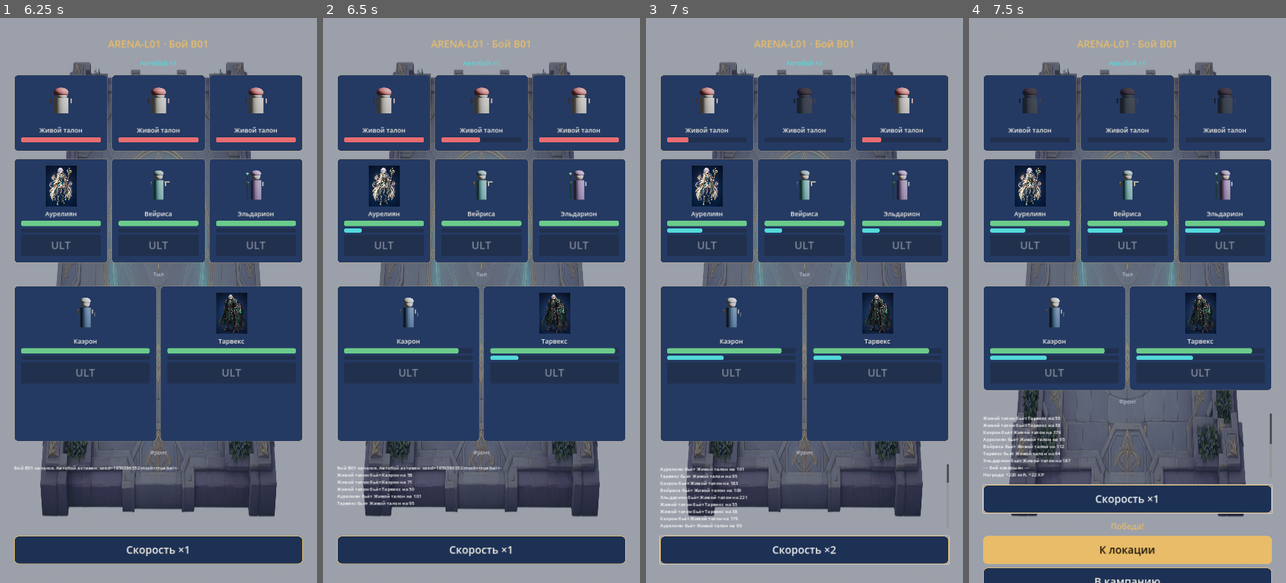
Above: before the commit, frames 1-4 (left to right).
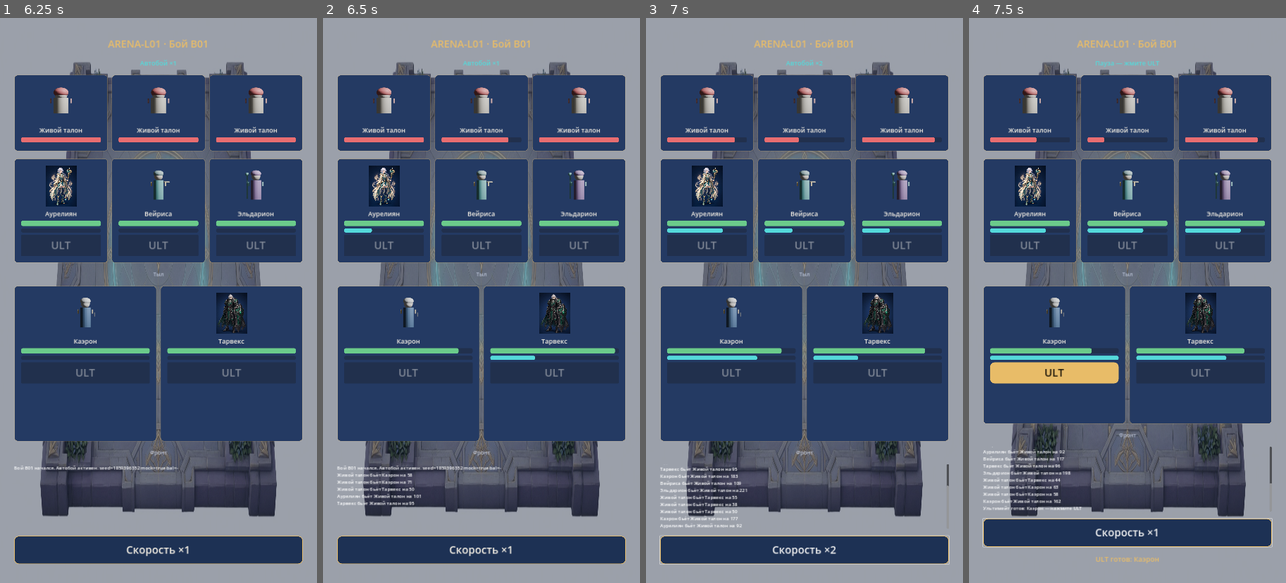
Above: after the commit, the same moments.

Repository: maillunex-lang/SarcasmAfk
Game: Godot game, scene res://scenes/arena/arena.tscn
The game is run twice, just before and just after one commit, with the same random seed, the same clock (stepped at 60 frames per second) and the same inputs. This scene is started directly instead of the project's main scene.
Inputs:
- Up to frame 1 (6.25 s): click "Назад" at 0.5 s; click "Отряд (5)" at 1.25 s; click "Сменить" at 2 s; click "Сменить" at 2.75 s; click "Сменить" at 3.5 s; click "Сменить" at 4.25 s; click "Сменить" at 5 s; click "В бой (активный)" at 5.75 s
- Up to frame 2 (6.5 s): no input
- Up to frame 3 (7 s): click "Скорость ×1" at 6.5 s
- Up to frame 4 (7.5 s): click "Скорость ×2" at 7.25 s

Frame 1 is identical in both runs. In frame 2, 0.1% of the frame differs, in the area x 11-67%, y 21-61%; in frame 3, 1.2%; in frame 4, 22%, in the area x 4-96%, y 7-100%.

Commit message:
CH01 polish: reachable ULT, reward panel, Home continue (T-130)
B01 trash lasts long enough for natural energy fill; battle pauses briefly
when ULT is ready; Home offers mid-quest resume; AFK no longer fakes time.
H01 sword grip parked for local Blender (T-131).

Co-authored-by: maillunex-lang <maillunex-lang@users.noreply.github.com>

Diff:
--- a/client/data/battles/B01.json
+++ b/client/data/battles/B01.json
@@ -11,33 +11,33 @@
       "enemy_type": "E01",
       "name": "Живой талон",
       "row": "front",
-      "hp": 380,
+      "hp": 1200,
       "atk": 95,
       "defense": 25,
       "speed": 120,
-      "sprite": "res://assets/enemies/E01/E01_living_ticket.jpg"
+      "sprite": "res://assets/combat/E01/E01_idle.png"
     },
     {
       "id": "B01_E01_2",
       "enemy_type": "E01",
       "name": "Живой талон",
       "row": "front",
-      "hp": 380,
+      "hp": 1200,
       "atk": 95,
       "defense": 25,
       "speed": 121,
-      "sprite": "res://assets/enemies/E01/E01_living_ticket.jpg"
+      "sprite": "res://assets/combat/E01/E01_idle.png"
     },
     {
       "id": "B01_E01_3",
       "enemy_type": "E01",
       "name": "Живой талон",
       "row": "front",
-      "hp": 380,
+      "hp": 1200,
       "atk": 95,
       "defense": 25,
       "speed": 122,
-      "sprite": "res://assets/enemies/E01/E01_living_ticket.jpg"
+      "sprite": "res://assets/combat/E01/E01_idle.png"
     }
   ],
   "first_clear_reward": {
--- a/client/data/battles/ch01_battles.json
+++ b/client/data/battles/ch01_battles.json
@@ -11,6 +11,54 @@
       "enemies": [
         {
           "id": "B01_E01_1",
+          "enemy_type": "E01",
+          "name": "Живой талон",
+          "row": "front",
+          "hp": 1200,
+          "atk": 95,
+          "defense": 25,
+          "speed": 120,
+          "sprite": "res://assets/combat/E01/E01_idle.png"
+        },
+        {
+          "id": "B01_E01_2",
+          "enemy_type": "E01",
+          "name": "Живой талон",
+          "row": "front",
+          "hp": 1200,
+          "atk": 95,
+          "defense": 25,
+          "speed": 121,
+          "sprite": "res://assets/combat/E01/E01_idle.png"
+        },
+        {
+          "id": "B01_E01_3",
+          "enemy_type": "E01",
+          "name": "Живой талон",
+          "row": "front",
+          "hp": 1200,
+          "atk": 95,
+          "defense": 25,
+          "speed": 122,
+          "sprite": "res://assets/combat/E01/E01_idle.png"
+        }
+      ],
+      "first_clear_reward": {
+        "soft": 220,
+        "commander_xp": 22,
+        "bundle_id": "CH01-Q01-B01-FIRST_CLEAR"
+      }
+    },
+    {
+      "battle_id": "B02",
+      "quest_id": "CH01-Q01",
+      "location_id": "L01",
+      "title": "Бой B02",
+      "is_mini_boss": false,
+      "is_final_boss": false,
+      "enemies": [
+        {
+          "id": "B02_E01_1",
           "enemy_type": "E01",
           "name": "Живой талон",
           "row": "front",
@@ -21,7 +69,7 @@
           "sprite": "res://assets/combat/E01/E01_idle.png"
         },
         {
-          "id": "B01_E01_2",
+          "id": "B02_E01_2",
           "enemy_type": "E01",
           "name": "Живой талон",
           "row": "front",
@@ -32,54 +80,6 @@
           "sprite": "res://assets/combat/E01/E01_idle.png"
         },
         {
-          "id": "B01_E01_3",
-          "enemy_type": "E01",
-          "name": "Живой талон",
-          "row": "front",
-          "hp": 380,
-          "atk": 95,
-          "defense": 25,
-          "speed": 122,
-          "sprite": "res://assets/combat/E01/E01_idle.png"
-        }
-      ],
-      "first_clear_reward": {
-        "soft": 220,
-        "commander_xp": 22,
-        "bundle_id": "CH01-Q01-B01-FIRST_CLEAR"
-      }
-    },
-    {
-      "battle_id": "B02",
-      "quest_id": "CH01-Q01",
-      "location_id": "L01",
-      "title": "Бой B02",
-      "is_mini_boss": false,
-      "is_final_boss": false,
-      "enemies": [
-        {
-          "id": "B02_E01_1",
-          "enemy_type": "E01",
-          "name": "Живой талон",
-          "row": "front",
-          "hp": 380,
-          "atk": 95,
-          "defense": 25,
-          "speed": 120,
-          "sprite": "res://assets/combat/E01/E01_idle.png"
-        },
-        {
-          "id": "B02_E01_2",
-          "enemy_type": "E01",
-          "name": "Живой талон",
-          "row": "front",
-          "hp": 380,
-          "atk": 95,
-          "defense": 25,
-          "speed": 121,
-          "sprite": "res://assets/combat/E01/E01_idle.png"
-        },
-        {
           "id": "B02_E02_1",
           "enemy_type": "E02",
           "name": "Бумажный страж",
--- a/client/scripts/autoload/game_state.gd
+++ b/client/scripts/autoload/game_state.gd
@@ -457,6 +457,29 @@
 		if is_quest_completed(str(q.get("quest_id", ""))):
 			done += 1
 	return "CH01: %d / %d квестов" % [done, total]
+
+
+## Mid-quest resume CTA for Home. Empty dict = nothing to continue.
+func mid_quest_continue() -> Dictionary:
+	if needs_dialogue():
+		return {
+			"dest": "dialog",
+			"label": "Продолжить диалог",
+			"hint": "Квест %s — диалог не завершён" % active_quest_id,
+		}
+	if active_quest_id != "" and active_battle_id != "" and not is_battle_completed(active_battle_id):
+		return {
+			"dest": "location",
+			"label": "Продолжить: бой %s" % active_battle_id,
+			"hint": "Квест %s · локация → отряд → бой" % active_quest_id,
+		}
+	if active_quest_id != "" and not is_quest_completed(active_quest_id):
+		return {
+			"dest": "location",
+			"label": "Продолжить квест",
+			"hint": "Активен %s" % active_quest_id,
+		}
+	return {}
 
 
 func currency_line() -> String:
--- a/client/scripts/battle/battle_engine.gd
+++ b/client/scripts/battle/battle_engine.gd
@@ -8,7 +8,8 @@
 signal ultimate_ready(unit: BattleUnit)
 
 const ATB_THRESHOLD := 100.0
-const ENERGY_PER_HIT := 22.0
+## ~3 hits to fill a 100 energy bar so B01 can show a manual ULT before trash dies.
+const ENERGY_PER_HIT := 35.0
 
 var heroes: Array = [] # BattleUnit
 var enemies: Array = [] # BattleUnit
--- a/client/scripts/tools/smoke_ch01_vertical.gd
+++ b/client/scripts/tools/smoke_ch01_vertical.gd
@@ -74,33 +74,37 @@
 		else:
 			print("OK combat_sprite ", hid)
 
-	# --- Battle sim + manual ultimate ---
+	# --- Battle sim: natural energy fill + manual ultimate (no cheat fill) ---
 	var BattleEngine = load("res://scripts/battle/battle_engine.gd")
 	var battle_def: Dictionary = gs.catalog.get_battle("B01")
 	var engine = BattleEngine.new()
 	engine.setup(gs.get_party(), battle_def.get("enemies", []), 42)
-	# Seed energy so manual ultimate is exercisable before short fights end.
-	for u in engine.heroes:
-		u.energy = u.energy_max
 	var ult_cast := false
-	for u in engine.heroes:
-		if engine.try_cast_ultimate(u.id):
-			ult_cast = true
-			gs.api.send_battle_command("B01", "ultimate", u.id, 0)
-			print("OK manual_ultimate unit=", u.id)
-			break
-	if not ult_cast:
-		push_error("FAIL manual ultimate rejected")
-		failed = true
+	var natural_ready := false
 	var guard := 0
-	while not engine.finished and guard < 8000:
+	while not engine.finished and guard < 12000:
 		engine.tick(0.05)
 		guard += 1
+		if not ult_cast:
+			for u in engine.heroes:
+				if u.can_ultimate():
+					natural_ready = true
+					if engine.try_cast_ultimate(u.id):
+						ult_cast = true
+						gs.api.send_battle_command("B01", "ultimate", u.id, guard)
+						print("OK manual_ultimate unit=", u.id, " at_tick=", guard)
+						break
+	if not natural_ready:
+		push_error("FAIL ultimate never became ready naturally in B01")
+		failed = true
+	elif not ult_cast:
+		push_error("FAIL manual ultimate rejected after natural ready")
+		failed = true
 	if not engine.finished or not engine.victory:
 		push_error("FAIL battle not won finished=%s victory=%s ticks=%s" % [engine.finished, engine.victory, guard])
 		failed = true
 	else:
-		print("OK battle_victory ticks=", guard, " ult=", ult_cast)
+		print("OK battle_victory ticks=", guard, " ult=", ult_cast, " natural_ready=", natural_ready)
 
 	# --- Rewards + idempotency ---
 	var soft_before: int = gs.soft_currency
@@ -141,6 +145,32 @@
 			print("OK next_stage active=", gs.active_battle_id, " next=", p1.get("next_battle_id"))
 	else:
 		print("OK next_stage B02")
+
+	# --- Home continue CTA (mid-quest / dialog) ---
+	var prev_quest: String = gs.active_quest_id
+	var prev_battle: String = gs.active_battle_id
+	var prev_dlg: String = gs.pending_dialogue_quest_id
+	gs.active_quest_id = "CH01-Q01"
+	gs.active_battle_id = "B03"
+	gs.pending_dialogue_quest_id = ""
+	# Ensure B03 not marked complete for continue CTA
+	gs.completed_battles.erase("B03")
+	var cont: Dictionary = gs.mid_quest_continue()
+	if cont.is_empty() or str(cont.get("dest", "")) != "location":
+		push_error("FAIL mid_quest_continue expected location got %s" % cont)
+		failed = true
+	else:
+		print("OK home_continue dest=", cont.get("dest"))
+	gs.pending_dialogue_quest_id = "CH01-Q01"
+	var cont_dlg: Dictionary = gs.mid_quest_continue()
+	if str(cont_dlg.get("dest", "")) != "dialog":
+		push_error("FAIL mid_quest_continue dialog got %s" % cont_dlg)
+		failed = true
+	else:
+		print("OK home_continue_dialog")
+	gs.active_quest_id = prev_quest
+	gs.active_battle_id = prev_battle
+	gs.pending_dialogue_quest_id = prev_dlg
 
 	# Scene instantiate chain (real Godot load)
 	for path in [
--- a/client/scripts/ui/afk_screen.gd
+++ b/client/scripts/ui/afk_screen.gd
@@ -43,11 +43,9 @@
 
 
 func _on_claim() -> void:
-	# Simulate some AFK time if empty (for demo): rewind claim stamp
-	if int(GameState.afk_pending_reward().get("soft", 0)) == 0:
-		GameState.afk_claimed_unix = int(Time.get_unix_time_from_system()) - 3600
 	var res := GameState.claim_afk()
 	if bool(res.get("ok", false)):
 		_status.text = "Получено: +%d soft, +%d XP" % [int(res.get("soft", 0)), int(res.get("xp", 0))]
 	else:
+		_status.text = "Пока нечего забирать — зайдите позже."
 		_refresh()
--- a/client/scripts/ui/battle.gd
+++ b/client/scripts/ui/battle.gd
@@ -7,9 +7,14 @@
 var _unit_widgets: Dictionary = {} # id -> {panel, hp, energy, ult_btn}
 var _speed_btn: Button
 var _ended_panel: VBoxContainer
+var _reward_panel: VBoxContainer
+var _ult_banner: Label
 var _running: bool = true
 var _started_msec: int = 0
 var _sim_tick: int = 0
+var _ult_pause_left: float = 0.0
+var _saved_speed: float = 1.0
+var _manual_ult_used: bool = false
 
 
 func _ready() -> void:
@@ -22,9 +27,15 @@
 
 
 func _process(delta: float) -> void:
-	if _engine and _running and not _engine.finished:
-		_engine.tick(delta)
-		_sim_tick += 1
+	if _engine == null or not _running or _engine.finished:
+		return
+	if _ult_pause_left > 0.0:
+		_ult_pause_left = maxf(0.0, _ult_pause_left - delta)
+		if _ult_pause_left <= 0.0:
+			_resume_after_ult_window()
+		return
+	_engine.tick(delta)
+	_sim_tick += 1
 
 
 func _load_battle() -> void:
@@ -115,6 +126,15 @@
 	_speed_btn.pressed.connect(_toggle_speed)
 	controls.add_child(_speed_btn)
 
+	_ult_banner = DesignTokens.make_label("", 24, DesignTokens.COLOR_ACCENT_GOLD)
+	_ult_banner.visible = false
+	vbox.add_child(_ult_banner)
+
+	_reward_panel = VBoxContainer.new()
+	_reward_panel.visible = false
+	_reward_panel.add_theme_constant_override("separation", 8)
+	vbox.add_child(_reward_panel)
+
 	_ended_panel = VBoxContainer.new()
 	_ended_panel.visible = false
 	_ended_panel.add_theme_constant_override("separation", 12)
@@ -208,12 +228,38 @@
 
 
 func _on_ult_ready(unit: BattleUnit) -> void:
-	_on_log("Ультимейт готов: %s" % unit.display_name)
+	_on_log("Ультимейт готов: %s — нажмите ULT" % unit.display_name)
 	_refresh_unit(unit)
+	_begin_ult_window(unit)
+
+
+func _begin_ult_window(unit: BattleUnit) -> void:
+	# Give the player a short window to tap ULT before autofight continues.
+	if _ult_pause_left > 0.0:
+		_ult_pause_left = maxf(_ult_pause_left, 3.5)
+	else:
+		_saved_speed = _engine.speed_scale
+		_ult_pause_left = 3.5
+	if _ult_banner:
+		_ult_banner.visible = true
+		_ult_banner.text = "ULT готов: %s" % unit.display_name
+	_status.text = "Пауза — жмите ULT"
+
+
+func _resume_after_ult_window() -> void:
+	_ult_pause_left = 0.0
+	if _engine:
+		_engine.speed_scale = _saved_speed
+	if _ult_banner:
+		_ult_banner.visible = false
+	if _speed_btn and _engine:
+		_status.text = "Автобой ×%s" % ("2" if _engine.speed_scale >= 1.5 else "1")
 
 
 func _toggle_speed() -> void:
 	if _engine == null:
+		return
+	if _ult_pause_left > 0.0:
 		return
 	if _engine.speed_scale < 1.5:
 		_engine.speed_scale = 2.0
@@ -229,8 +275,11 @@
 	if _engine == null:
 		return
 	if _engine.try_cast_ultimate(unit_id):
+		_manual_ult_used = true
 		var battle_id := str(_battle_def.get("battle_id", GameState.active_battle_id))
 		GameState.api.send_battle_command(battle_id, "ultimate", unit_id, _sim_tick)
+		_resume_after_ult_window()
+		_on_log("Ульт применён вручную.")
 
 
 func _on_battle_ended(result: Dictionary) -> void:
@@ -252,9 +301,10 @@
 	_on_log("--- Бой завершён ---")
 
 	var progress: Dictionary = {}
+	var reward: Dictionary = {}
 	if win:
 		progress = GameState.complete_battle(battle_id, server_fin)
-		var reward: Dictionary = progress.get("reward", {})
+		reward = progress.get("reward", {})
 		if bool(progress.get("newly_completed", false)):
 			_on_log("Награда: +%d soft, +%d XP" % [
 				int(reward.get("soft", reward.get("soft_delta", 0))),
@@ -267,9 +317,16 @@
 		if bool(progress.get("quest_completed", false)):
 			_on_log("Квест завершён.")
 
+	if _ult_banner:
+		_ult_banner.visible = false
+	_ult_pause_left = 0.0
+
 	_ended_panel.visible = true
 	for c in _ended_panel.get_children():
 		c.queue_free()
+	_reward_panel.visible = win
+	for c2 in _reward_panel.get_children():
+		c2.queue_free()
 
 	var msg_text := "Победа!" if win else "Поражение. Попробуйте снова."
 	if win and bool(progress.get("quest_completed", false)):
@@ -282,6 +339,25 @@
 		DesignTokens.COLOR_ACCENT_GOLD if win else DesignTokens.COLOR_DANGER_CORAL
 	)
 	_ended_panel.add_child(msg)
+
+	if win:
+		var soft_gained := int(reward.get("soft", reward.get("soft_delta", 0)))
+		var xp_gained := int(reward.get("commander_xp", reward.get("xp_delta", 0)))
+		if bool(progress.get("newly_completed", false)):
+			_reward_panel.add_child(DesignTokens.make_label("Награда", 26, DesignTokens.COLOR_ACCENT_CYAN))
+			_reward_panel.add_child(DesignTokens.make_label(
+				"+%d soft · +%d XP" % [soft_gained, xp_gained],
+				32,
+				DesignTokens.COLOR_ACCENT_GOLD
+			))
+		else:
+			_reward_panel.add_child(DesignTokens.make_label(
+				"Награда уже получена ранее",
+				24,
+				DesignTokens.COLOR_TEXT_MUTED
+			))
+		if _manual_ult_used:
+			_reward_panel.add_child(DesignTokens.make_label("Ручной ULT: да", 20, DesignTokens.COLOR_SUCCESS_MINT))
 
 	if win:
 		var next_id := str(progress.get("next_battle_id", ""))
--- a/client/scripts/ui/home.gd
+++ b/client/scripts/ui/home.gd
@@ -51,7 +51,15 @@
 
 	vbox.add_child(DesignTokens.make_label(GameState.chapter_progress_text(), 22, DesignTokens.COLOR_TEXT_MUTED))
 
-	var map_btn := DesignTokens.make_button("Карта Уфы", true)
+	var mid := GameState.mid_quest_continue()
+	if not mid.is_empty():
+		var cont := DesignTokens.make_button(str(mid.get("label", "Продолжить")), true)
+		var dest := str(mid.get("dest", "location"))
+		cont.pressed.connect(func() -> void: _continue_mid_quest(dest))
+		vbox.add_child(cont)
+		vbox.add_child(DesignTokens.make_label(str(mid.get("hint", "")), 20, DesignTokens.COLOR_TEXT_MUTED))
+
+	var map_btn := DesignTokens.make_button("Карта Уфы", mid.is_empty())
 	map_btn.pressed.connect(func() -> void: SceneNav.to_map(get_tree()))
 	vbox.add_child(map_btn)
 
@@ -71,6 +79,20 @@
 	HubChrome.attach(self, get_tree(), "home")
 
 
+func _continue_mid_quest(dest: String) -> void:
+	match dest:
+		"dialog":
+			SceneNav.to_dialog(get_tree())
+		"party":
+			SceneNav.to_party(get_tree())
+		"battle":
+			SceneNav.to_battle(get_tree())
+		"location":
+			SceneNav.to_location(get_tree())
+		_:
+			SceneNav.to_map(get_tree())
+
+
 func _set_background(path: String) -> void:
 	var bg := TextureRect.new()
 	bg.texture = AssetPaths.tex(path)
Not shown, changed: docs/OWNER_CLARIFICATIONS.md
Not shown, changed: docs/ROAD.md
Not shown, changed: docs/STATUS.md
Not shown, changed: docs/TASK_QUEUE.md
Not shown, changed: server/internal/battleverify/sim.go
Not shown, changed: server/internal/battleverify/sim_test.go
